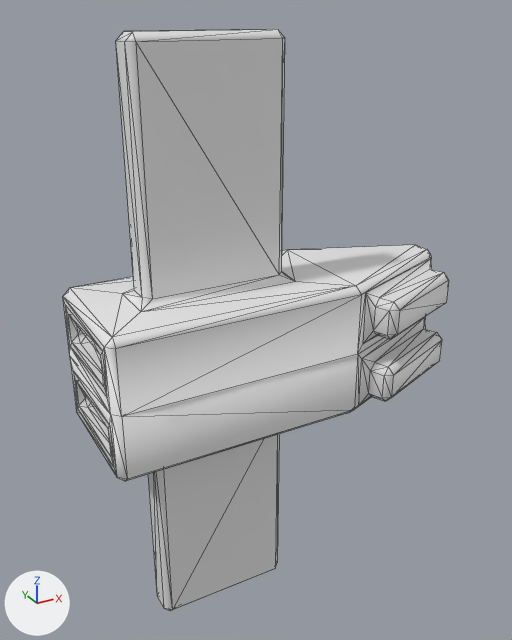
An edit to the glTF model assets/models/gnat2.glb, drawn before and after from the same camera.
One viewpoint serves both versions: a camera (50 mm lens) standing at (-4.03, -8.16, 4.45) and looking at (0.46, -0.01, 0.37). Arrows for +X, +Y and +Z are at lower left; the lights stay in place. Mesh edges are drawn as thin lines.

Before the edit, the objects in view are built like this:
```python
mat_material = principled_material('Material')
mat_material.base_color = (0.8, 0.8, 0.8)  # white #e7e7e7
me_cube = bpy.data.meshes.new('Cube')
me_cube.from_pydata(...)  # 194 vertices, 388 faces; spans x -4.56..1.0, y -1.28..1.0, z -4.22..4.22
me_cube.materials.append(mat_material)  # white #e7e7e7
ob_cube = bpy.data.objects.new('Cube', me_cube)
ob_cube.location = (2.54, 0.0, 0.0)
```
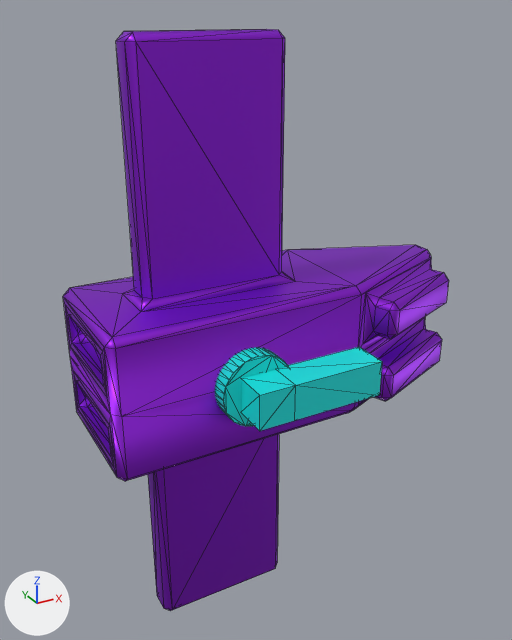
Commit message: new gnat

Boxes (x1, y1, x2, y2) around the edits, measured in the pictures (512 x 640 px):
'Cube', recoloured (white to purple)
    both: (63, 29, 449, 611)
'Cube.001', added (cyan)
    after: (215, 347, 382, 431)

Edits to the bpy script that builds the scene:
```text
Change mat_material:
    mat_material.base_color: (0.8, 0.8, 0.8) -> (0.00494, 0.802, 0.787)  # white #e7e7e7 -> cyan #0fe7e5
Add mat_material_001:
    mat_material_001 = principled_material('Material.001')
    mat_material_001.base_color = (0.341, 0.0287, 0.803)  # purple #9e2fe7
    mat_material_001.metallic = 0.937
Change me_cube:
    where me_cube.from_pydata(...)  # 194 vertices, 388 faces; spans x -4.56..1.0, y -1.28..1.0, z -4.22..4.22
    remove me_cube.materials.append(mat_material)  # white #e7e7e7
    add me_cube.materials.append(mat_material_001)  # purple #9e2fe7
Add me_cube_001:
    me_cube_001.from_pydata(...)  # 84 vertices, 130 faces; spans x -3.23..-1.16, y -1.73..-0.75, z -0.5..0.5
    me_cube_001.materials.append(mat_material)  # cyan #0fe7e5
Add ob_cube_001:
    ob_cube_001 = bpy.data.objects.new('Cube.001', me_cube_001)
    ob_cube_001.location = (2.54, 0.0, 0.0)
```
